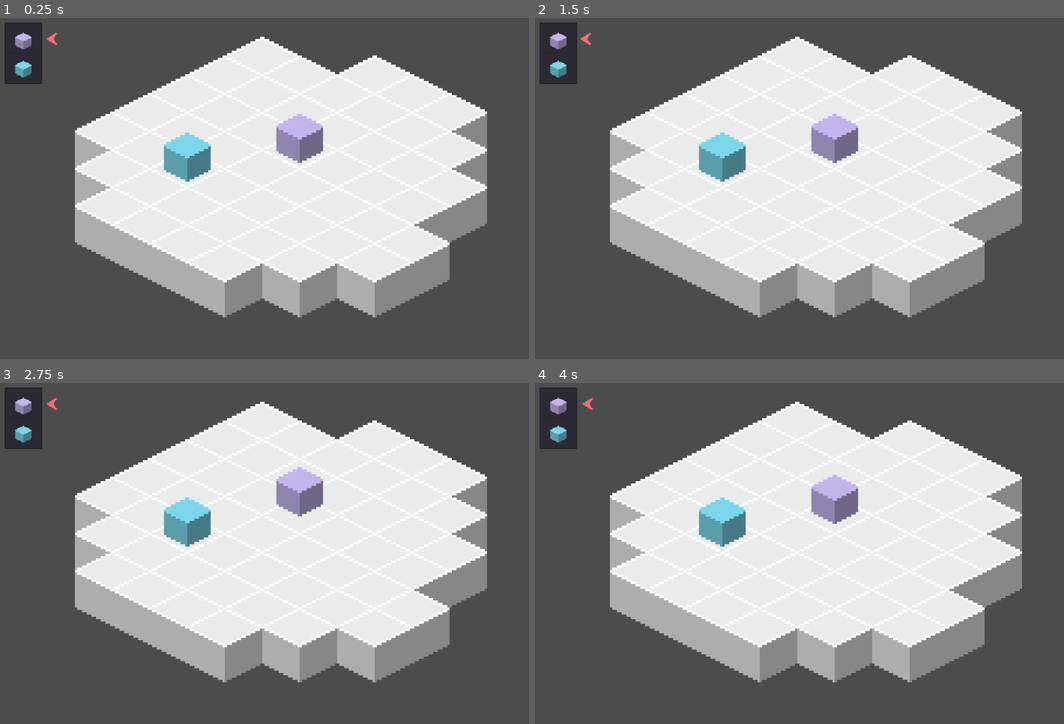
Above: before the commit, frames 1-4 (two rows, left to right).
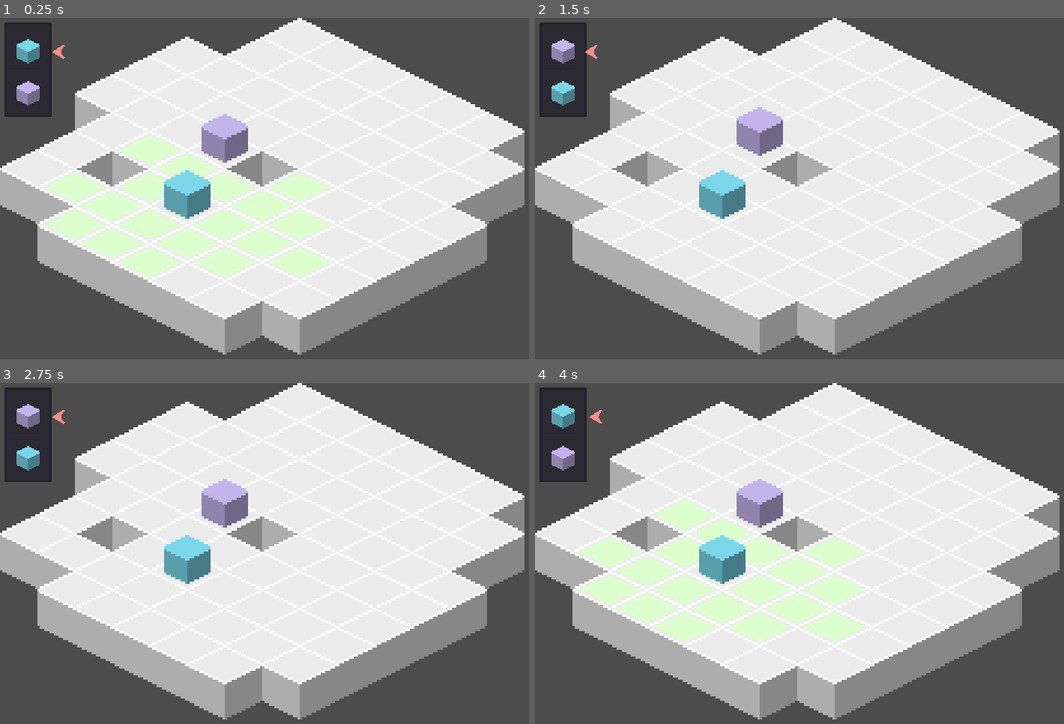
Above: after the commit, the same moments.

Repository: jaytav/godot-test-2
Game: Godot game, scene res://src/Main.tscn
Two runs of this game, one before a commit and one after it. Both use one fixed random seed, a clock stepped at 60 frames per second and the inputs below.
Inputs (mouse positions are in pixels of both pictures, inside the frame that each line leads up to):
- Up to frame 1 (0.25 s): no input
- Up to frame 2 (1.5 s): tap Enter at 0.5 s; move the mouse to (968, 174) at 0.52 s; press the mouse at (968, 174) at 0.53 s; tap Space (ui_select) at 0.77, 0.8, 1.07, 1.35 s; move the mouse to (714, 212) at 1.27 s; release the mouse at (714, 212) at 1.28 s
- Up to frame 3 (2.75 s): tap Space (ui_select) at 1.52, 1.82, 2.3 s; click (179, 577) at 1.55 s; move the mouse to (359, 481) at 2.02 s; press the mouse at (359, 481) at 2.03 s
- Up to frame 4 (4 s): move the mouse to (804, 628) at 2.77 s; release the mouse at (804, 628) at 2.78 s; click (804, 628) at 2.85 s; tap Space (ui_select) at 3.02, 3.32 s; move the mouse to (1016, 611) at 3.52 s; hold Space (ui_select) from 3.53 s (still down)

The runs differ from the first frame. In frame 1, 38% of the frame differs, in the area x 0-100%, y 0-99%; in frame 2, 32%; in frame 3, 32%; in frame 4, 38%.

Commit message:
create actions, movement and status effects

Diff:
--- a/project.godot
+++ b/project.godot
@@ -9,11 +9,6 @@
 config_version=4
 
 _global_script_classes=[ {
-"base": "Node",
-"class": "ActionController",
-"language": "GDScript",
-"path": "res://src/game/action_controller.gd"
-}, {
 "base": "Node2D",
 "class": "Entity",
 "language": "GDScript",
@@ -29,16 +24,21 @@
 "language": "GDScript",
 "path": "res://src/entity/state_machine/state.gd"
 }, {
+"base": "Node",
+"class": "StatusEffect",
+"language": "GDScript",
+"path": "res://src/entity/status_effect/status_effect.gd"
+}, {
 "base": "Control",
 "class": "TurnQueueUI",
 "language": "GDScript",
 "path": "res://src/game/turn_queue_ui.gd"
 } ]
 _global_script_class_icons={
-"ActionController": "",
 "Entity": "",
 "Stat": "",
 "State": "",
+"StatusEffect": "",
 "TurnQueueUI": ""
 }
 
@@ -50,6 +50,12 @@
 [autoload]
 
 TurnQueue="*res://src/game/turn_queue.gd"
+ActionController="*res://src/game/action_controller.gd"
+
+[display]
+
+window/stretch/mode="2d"
+window/stretch/aspect="keep"
 
 [input]
 
--- a/src/Main.tscn
+++ b/src/Main.tscn
@@ -6,30 +6,10 @@
 [ext_resource path="res://src/main.gd" type="Script" id=4]
 [ext_resource path="res://src/game/turn_queue_ui.gd" type="Script" id=5]
 [ext_resource path="res://asset/texture/arrow.png" type="Texture" id=6]
-
-[sub_resource type="Animation" id=2]
-resource_name = "Point"
-loop = true
-tracks/0/type = "bezier"
-tracks/0/path = NodePath(".:rect_position:x")
-tracks/0/interp = 1
-tracks/0/loop_wrap = true
-tracks/0/imported = false
-tracks/0/enabled = true
-tracks/0/keys = {
-"points": PoolRealArray( 96, -0.25, 0, 0.25, 0, 92, -0.25, 0, 0.25, 0, 96, -0.25, 0, 0.25, 0 ),
-"times": PoolRealArray( 0, 0.5, 1 )
-}
-tracks/1/type = "bezier"
-tracks/1/path = NodePath(".:rect_position:y")
-tracks/1/interp = 1
-tracks/1/loop_wrap = true
-tracks/1/imported = false
-tracks/1/enabled = true
-tracks/1/keys = {
-"points": PoolRealArray(  ),
-"times": PoolRealArray(  )
-}
+[ext_resource path="res://asset/texture/action.png" type="Texture" id=7]
+[ext_resource path="res://src/entity/entity.gd" type="Script" id=8]
+[ext_resource path="res://src/entity/state_machine/state_machine.gd" type="Script" id=9]
+[ext_resource path="res://asset/texture/entity.png" type="Texture" id=10]
 
 [sub_resource type="TileSet" id=1]
 0/name = "floor.png 0"
@@ -47,75 +27,140 @@
 0/shapes = [  ]
 0/z_index = 0
 
+[sub_resource type="TileSet" id=4]
+0/name = "action.png 0"
+0/texture = ExtResource( 7 )
+0/tex_offset = Vector2( 0, 0 )
+0/modulate = Color( 1, 1, 1, 1 )
+0/region = Rect2( 0, 0, 32, 32 )
+0/tile_mode = 0
+0/occluder_offset = Vector2( 0, 0 )
+0/navigation_offset = Vector2( 0, 0 )
+0/shape_offset = Vector2( 0, 0 )
+0/shape_transform = Transform2D( 1, 0, 0, 1, 0, 0 )
+0/shape_one_way = false
+0/shape_one_way_margin = 0.0
+0/shapes = [  ]
+0/z_index = 0
+
+[sub_resource type="Animation" id=5]
+resource_name = "Point"
+loop = true
+tracks/0/type = "bezier"
+tracks/0/path = NodePath(".:rect_position:x")
+tracks/0/interp = 1
+tracks/0/loop_wrap = true
+tracks/0/imported = false
+tracks/0/enabled = true
+tracks/0/keys = {
+"points": PoolRealArray( 30, -0.25, 0, 0.25, 0, 28, -0.25, 0, 0.25, 0, 30, -0.25, 0, 0.25, 0 ),
+"times": PoolRealArray( 0, 0.5, 1 )
+}
+tracks/1/type = "bezier"
+tracks/1/path = NodePath(".:rect_position:y")
+tracks/1/interp = 1
+tracks/1/loop_wrap = true
+tracks/1/imported = false
+tracks/1/enabled = true
+tracks/1/keys = {
+"points": PoolRealArray(  ),
+"times": PoolRealArray(  )
+}
+
 [node name="Main" type="Node"]
 script = ExtResource( 4 )
 
+[node name="World" type="Node2D" parent="."]
+
+[node name="Camera2D" type="Camera2D" parent="World"]
+position = Vector2( 128, 75 )
+current = true
+zoom = Vector2( 0.25, 0.25 )
+
+[node name="Floor" type="TileMap" parent="World"]
+mode = 1
+tile_set = SubResource( 1 )
+cell_size = Vector2( 32, 16 )
+format = 1
+tile_data = PoolIntArray( -262140, 0, 0, -262139, 0, 0, -262138, 0, 0, -262137, 0, 0, -262136, 0, 0, -262135, 0, 0, -196604, 0, 0, -196603, 0, 0, -196602, 0, 0, -196601, 0, 0, -196600, 0, 0, -196599, 0, 0, -196598, 0, 0, -131069, 0, 0, -131068, 0, 0, -131067, 0, 0, -131066, 0, 0, -131065, 0, 0, -131064, 0, 0, -131063, 0, 0, -131062, 0, 0, -65533, 0, 0, -65532, 0, 0, -65531, 0, 0, -65530, 0, 0, -65529, 0, 0, -65528, 0, 0, -65527, 0, 0, -65526, 0, 0, -65525, 0, 0, 3, 0, 0, 4, 0, 0, 5, 0, 0, 6, 0, 0, 8, 0, 0, 9, 0, 0, 10, 0, 0, 11, 0, 0, 65540, 0, 0, 65541, 0, 0, 65542, 0, 0, 65543, 0, 0, 65544, 0, 0, 65545, 0, 0, 65546, 0, 0, 65547, 0, 0, 131076, 0, 0, 131078, 0, 0, 131079, 0, 0, 131080, 0, 0, 131081, 0, 0, 131082, 0, 0, 131083, 0, 0, 196612, 0, 0, 196613, 0, 0, 196614, 0, 0, 196615, 0, 0, 196616, 0, 0, 196617, 0, 0, 196618, 0, 0, 196619, 0, 0, 262150, 0, 0, 262151, 0, 0, 262152, 0, 0, 262153, 0, 0, 262154, 0, 0 )
+
+[node name="Action" type="TileMap" parent="World"]
+mode = 1
+tile_set = SubResource( 4 )
+cell_size = Vector2( 32, 16 )
+cell_tile_origin = 2
+format = 1
+
+[node name="Entities" type="YSort" parent="World"]
+
+[node name="Player" parent="World/Entities" instance=ExtResource( 1 )]
+position = Vector2( 80, 80 )
+script = ExtResource( 8 )
+
+[node name="StateMachine" parent="World/Entities/Player" index="1"]
+script = ExtResource( 9 )
+
+[node name="Sprite" parent="World/Entities/Player" index="2"]
+texture = ExtResource( 10 )
+offset = Vector2( 0, -8 )
+script = null
+
+[node name="TurnSkipper" parent="World/Entities" instance=ExtResource( 3 )]
+position = Vector2( 96, 56 )
+script = ExtResource( 8 )
+
+[node name="StateMachine" parent="World/Entities/TurnSkipper" index="1"]
+script = ExtResource( 9 )
+
+[node name="Sprite" parent="World/Entities/TurnSkipper" index="2"]
+texture = ExtResource( 10 )
+offset = Vector2( 0, -8 )
+script = null
+
 [node name="GUI" type="Control" parent="."]
-anchor_right = 1.0
-anchor_bottom = 1.0
+margin_right = 256.0
+margin_bottom = 150.0
+mouse_filter = 2
 __meta__ = {
 "_edit_use_anchors_": false
 }
 
 [node name="TurnQueueUI" type="Control" parent="GUI"]
-anchor_left = 0.008
-anchor_top = 0.013
-anchor_right = 0.07
-anchor_bottom = 0.12
-margin_left = -0.192
-margin_top = 0.2
-margin_right = 0.32
+margin_right = 20.0
+margin_bottom = 20.0
 script = ExtResource( 5 )
 __meta__ = {
 "_edit_use_anchors_": false
 }
 
 [node name="ItemList" type="ItemList" parent="GUI/TurnQueueUI"]
-anchor_right = 1.0
-anchor_bottom = 1.0
-mouse_filter = 2
+margin_left = 2.0
+margin_top = 2.0
+margin_right = 42.0
+margin_bottom = 42.0
+rect_scale = Vector2( 0.5, 0.5 )
 auto_height = true
-max_columns = 10
-same_column_width = true
-fixed_icon_size = Vector2( 56, 44 )
 __meta__ = {
 "_edit_use_anchors_": false
 }
 
 [node name="TextureRect" type="TextureRect" parent="GUI/TurnQueueUI"]
-modulate = Color( 0.972549, 0.435294, 0.435294, 1 )
-margin_left = 104.0
-margin_top = 16.0
-margin_right = 136.0
-margin_bottom = 48.0
+modulate = Color( 1, 0.552941, 0.552941, 1 )
+margin_left = 30.0
+margin_top = 11.0
+margin_right = 38.0
+margin_bottom = 18.0
 rect_rotation = 90.0
-rect_scale = Vector2( 0.75, 0.75 )
 texture = ExtResource( 6 )
+expand = true
+stretch_mode = 5
 __meta__ = {
 "_edit_use_anchors_": false
 }
 
 [node name="AnimationPlayer" type="AnimationPlayer" parent="GUI/TurnQueueUI/TextureRect"]
 autoplay = "Point"
-anims/Point = SubResource( 2 )
-
-[node name="World" type="Node2D" parent="."]
-scale = Vector2( 4, 4 )
-
-[node name="Floor" type="TileMap" parent="World"]
-mode = 1
-tile_set = SubResource( 1 )
-cell_size = Vector2( 32, 16 )
-format = 1
-tile_data = PoolIntArray( -262138, 0, 0, -262137, 0, 0, -262136, 0, 0, -196604, 0, 0, -196603, 0, 0, -196602, 0, 0, -196601, 0, 0, -196600, 0, 0, -196599, 0, 0, -131068, 0, 0, -131067, 0, 0, -131066, 0, 0, -131065, 0, 0, -131064, 0, 0, -131063, 0, 0, -131062, 0, 0, -65532, 0, 0, -65531, 0, 0, -65530, 0, 0, -65529, 0, 0, -65528, 0, 0, -65527, 0, 0, -65526, 0, 0, 4, 0, 0, 5, 0, 0, 6, 0, 0, 7, 0, 0, 8, 0, 0, 9, 0, 0, 10, 0, 0, 11, 0, 0, 65540, 0, 0, 65541, 0, 0, 65542, 0, 0, 65543, 0, 0, 65544, 0, 0, 65545, 0, 0, 65546, 0, 0, 65547, 0, 0, 131077, 0, 0, 131078, 0, 0, 131079, 0, 0, 131080, 0, 0, 131081, 0, 0, 131082, 0, 0, 196614, 0, 0, 196615, 0, 0, 196616, 0, 0, 196617, 0, 0 )
-
-[node name="Entities" type="Node2D" parent="World"]
-
-[node name="Player" parent="World/Entities" instance=ExtResource( 1 )]
-position = Vector2( 80, 64 )
-
-[node name="TurnSkipper" parent="World/Entities" instance=ExtResource( 3 )]
-position = Vector2( 128, 56 )
+anims/Point = SubResource( 5 )
 
 [connection signal="turn_ended" from="World/Entities/Player" to="World/Entities/Player" method="_on_Entity_turn_ended"]
 [connection signal="turn_started" from="World/Entities/Player" to="World/Entities/Player" method="_on_Entity_turn_started"]
--- a/src/entity/Entity.tscn
+++ b/src/entity/Entity.tscn
@@ -1,18 +1,34 @@
-[gd_scene load_steps=6 format=2]
+[gd_scene load_steps=9 format=2]
 
 [ext_resource path="res://asset/texture/entity.png" type="Texture" id=1]
 [ext_resource path="res://src/entity/state_machine/state_machine.gd" type="Script" id=2]
 [ext_resource path="res://src/entity/stat/stat.gd" type="Script" id=3]
 [ext_resource path="res://src/entity/state_machine/state.gd" type="Script" id=4]
 [ext_resource path="res://src/entity/entity.gd" type="Script" id=5]
+[ext_resource path="res://src/entity/stat/bound_stat.gd" type="Script" id=6]
+[ext_resource path="res://src/entity/status_effect/status_effects.gd" type="Script" id=7]
+[ext_resource path="res://src/entity/status_effect/replenish_bound_stat.gd" type="Script" id=8]
 
 [node name="Entity" type="Node2D"]
 script = ExtResource( 5 )
+__meta__ = {
+"_edit_group_": true
+}
 
 [node name="Stats" type="Node" parent="."]
 
 [node name="Initiative" type="Node" parent="Stats"]
 script = ExtResource( 3 )
+
+[node name="ActionPoints" type="Node" parent="Stats"]
+script = ExtResource( 6 )
+
+[node name="StatusEffects" type="Node" parent="."]
+script = ExtResource( 7 )
+
+[node name="ReplenishActionPoints" type="Node" parent="StatusEffects"]
+script = ExtResource( 8 )
+stat_path = NodePath("../../Stats/ActionPoints")
 
 [node name="StateMachine" type="Node" parent="."]
 script = ExtResource( 2 )
@@ -27,4 +43,5 @@
 texture = ExtResource( 1 )
 offset = Vector2( 0, -8 )
 
+[connection signal="turn_ended" from="." to="StatusEffects" method="_on_Entity_turn_ended"]
 [connection signal="transitioned" from="StateMachine" to="StateMachine" method="_on_StateMachine_transitioned"]
--- a/src/entity/entity.gd
+++ b/src/entity/entity.gd
@@ -4,12 +4,14 @@
 signal turn_started(entity)
 signal turn_ended(entity)
 
+var stats: Dictionary
 
 onready var _state_machine = get_node("StateMachine")
 
 
-func get_stat(stat: String):
-    return get_node("Stats/%s" % stat)
+func _ready():
+    for stat in get_node("Stats").get_children():
+        stats[stat.name] = stat
 
 
 func start_turn() -> void:
--- a/src/entity/player/Player.tscn
+++ b/src/entity/player/Player.tscn
@@ -3,13 +3,16 @@
 [ext_resource path="res://src/entity/Entity.tscn" type="PackedScene" id=1]
 [ext_resource path="res://src/entity/player/state/move.gd" type="Script" id=2]
 
-[node name="Player" instance=ExtResource( 1 )]
+[node name="Player" groups=["PlayerControlled"] instance=ExtResource( 1 )]
 
 [node name="Initiative" parent="Stats" index="0"]
-initial_value = 10
+initial_value = 25
+
+[node name="ActionPoints" parent="Stats" index="1"]
+max_value = 3
 
 [node name="Move" parent="StateMachine" index="1"]
 script = ExtResource( 2 )
 
-[node name="Sprite" parent="." index="2"]
+[node name="Sprite" parent="." index="3"]
 modulate = Color( 0.521569, 0.909804, 0.988235, 1 )
--- a/src/entity/player/state/move.gd
+++ b/src/entity/player/state/move.gd
@@ -1,6 +1,14 @@
 extends State
 
 func unhandled_input(event):
+    if event.is_action_pressed("left_click"):
+        var request: Dictionary = {
+            "mouse_position": owner.get_global_mouse_position(),
+            "type": "move",
+            "entity": owner,
+        }
+
+        ActionController.request_action(request)
     # press space to end turn
-    if event.is_action_pressed("ui_select"):
+    elif event.is_action_pressed("ui_select"):
         owner.end_turn()
--- /dev/null
+++ b/src/entity/status_effect/replenish_bound_stat.gd
@@ -0,0 +1,9 @@
+extends StatusEffect
+
+export var stat_path: NodePath
+
+onready var _stat: Stat = get_node(stat_path)
+
+
+func do_effect():
+    _stat.value = _stat.max_value
--- /dev/null
+++ b/src/entity/status_effect/status_effect.gd
@@ -0,0 +1,5 @@
+class_name StatusEffect
+extends Node
+
+func do_effect():
+    pass
--- /dev/null
+++ b/src/entity/status_effect/status_effects.gd
@@ -0,0 +1,8 @@
+extends Node
+
+onready var _status_effects: Array = get_children()
+
+
+func _on_Entity_turn_ended(_entity: Entity):
+    for status_effect in _status_effects:
+        status_effect.do_effect()
--- /dev/null
+++ b/src/game/action_controller.gd
@@ -0,0 +1,121 @@
+extends Node
+
+export var _action_movement_modulate: Color = Color("#deffcf")
+
+var entities: Array setget _set_entities
+var action_tile_map: TileMap
+var floor_tile_map: TileMap
+
+var _astar: AStar2D = AStar2D.new()
+var _entity_cells: Array = []
+
+
+func request_action(request: Dictionary) -> void:
+    var mouse_position: Vector2 = request.mouse_position
+    var entity: Entity = request.entity
+    var type: String = request.type
+
+    if type == "move":
+        var entity_position: Vector2 = action_tile_map.world_to_map(entity.position)
+        var action_position: Vector2 = action_tile_map.world_to_map(mouse_position)
+        var entity_point: int = _get_vector_point_index(entity_position)
+        var action_point: int = _get_vector_point_index(action_position)
+        var point_path_positions: PoolVector2Array = _astar.get_point_path(entity_point, action_point)
+        var move_cost: int = len(point_path_positions) - 1
+
+        if move_cost <= 0:
+            print("%s cannot move here" % entity.name)
+            return
+
+        if move_cost > entity.stats.ActionPoints.value:
+            print("%s too far to move" % entity.name)
+            return
+
+        entity.stats.ActionPoints.value -= move_cost
+        entity.position = action_tile_map.map_to_world(point_path_positions[move_cost])
+        entity.position.y += action_tile_map.cell_size.y / 2
+
+        _refresh_astar()
+        draw_movement(entity)
+
+
+func draw_movement(entity: Entity):
+    action_tile_map.clear()
+    action_tile_map.modulate = _action_movement_modulate
+
+    var action_points: int = entity.stats.ActionPoints.value
+    var entity_position = action_tile_map.world_to_map(entity.position)
+    var entity_point = _get_vector_point_index(entity_position)
+
+    for point in _astar.get_points():
+        var point_path_positions: PoolVector2Array = _astar.get_point_path(entity_point, point)
+
+        # remove entity point position
+        point_path_positions.remove(0)
+
+        if len(point_path_positions) > action_points:
+            continue
+
+        for point_path_position in point_path_positions:
+            if point_path_position == entity_position:
+                continue
+
+            action_tile_map.set_cellv(point_path_position, 0)
+
+
+func _refresh_astar():
+    _entity_cells = []
+
+    for entity in entities:
+        _entity_cells.append(action_tile_map.world_to_map(entity.position))
+
+    for cell in floor_tile_map.get_used_cells():
+        _astar.add_point(_get_vector_point_index(cell), cell)
+
+    for point in _astar.get_points():
+        var cell: Vector2 = _astar.get_point_position(point)
+
+        var relative_cells: PoolVector2Array = [
+            Vector2(cell.x + 1, cell.y),
+            Vector2(cell.x - 1, cell.y),
+            Vector2(cell.x, cell.y + 1),
+            Vector2(cell.x, cell.y - 1),
+        ]
+
+        for relative_cell in relative_cells:
+            var relative_cell_point: int = _get_vector_point_index(relative_cell)
+
+            if !_astar.has_point(relative_cell_point):
+                continue
+
+            if _entity_cells.has(relative_cell):
+                continue
+
+            _astar.connect_points(point, relative_cell_point, false)
+
+
+func _get_vector_point_index(position: Vector2) -> int:
+    var vector_point_index: int = int("%s%s" % [position.y, position.x])
+
+    if vector_point_index < 0:
+        vector_point_index += 999999
+
+    return vector_point_index
+
+
+func _set_entities(to_entities: Array):
+    entities = to_entities
+    _refresh_astar()
+
+    for entity in entities:
+        if entity.is_in_group("PlayerControlled"):
+            entity.connect("turn_started", self, "_on_PlayerControlled_Entity_turn_started")
+            entity.connect("turn_ended", self, "_on_PlayerControlled_Entity_turn_ended")
+
+
+func _on_PlayerControlled_Entity_turn_started(entity: Entity) -> void:
+    draw_movement(entity)
+
+
+func _on_PlayerControlled_Entity_turn_ended(_entity: Entity) -> void:
+    action_tile_map.clear()
--- a/src/game/turn_queue.gd
+++ b/src/game/turn_queue.gd
@@ -25,7 +25,7 @@
 
 
 func _sort_entities(a: Entity, b: Entity) -> bool:
-    return a.get_stat("Initiative").value > b.get_stat("Initiative").value
+    return a.stats.Initiative.value > b.stats.Initiative.value
 
 
 func _on_active_entity_turn_ended(_entity: Entity):
--- a/src/game/turn_queue_ui.gd
+++ b/src/game/turn_queue_ui.gd
@@ -11,7 +11,7 @@
 
     for i in range(len(entities)):
         var sprite: Sprite = entities[i].get_node("Sprite")
-        item_list.add_item(entities[i].name, sprite.texture)
+        item_list.add_icon_item(sprite.texture)
         item_list.set_item_icon_modulate(i, sprite.modulate)
 
 
--- a/src/main.gd
+++ b/src/main.gd
@@ -4,6 +4,10 @@
 
 
 func _ready():
+    ActionController.floor_tile_map = get_node("World/Floor")
+    ActionController.action_tile_map = get_node("World/Action")
+    ActionController.entities = entities
+
     TurnQueue.turn_queue_ui = get_node("GUI/TurnQueueUI")
     TurnQueue.entities = entities
     TurnQueue.start_next_turn()
--- a/test/entity/turn_skipper/TurnSkipper.tscn
+++ b/test/entity/turn_skipper/TurnSkipper.tscn
@@ -32,6 +32,9 @@
 [node name="Initiative" parent="Stats" index="0"]
 initial_value = 20
 
+[node name="ActionPoints" parent="Stats" index="1"]
+max_value = 1
+
 [node name="Move" parent="StateMachine" index="1"]
 script = ExtResource( 2 )
 
Binary file added: asset/texture/action.png
Not shown, added: asset/texture/action.png.import
Not shown: 1 places in src/Main.tscn that only renumber resources
